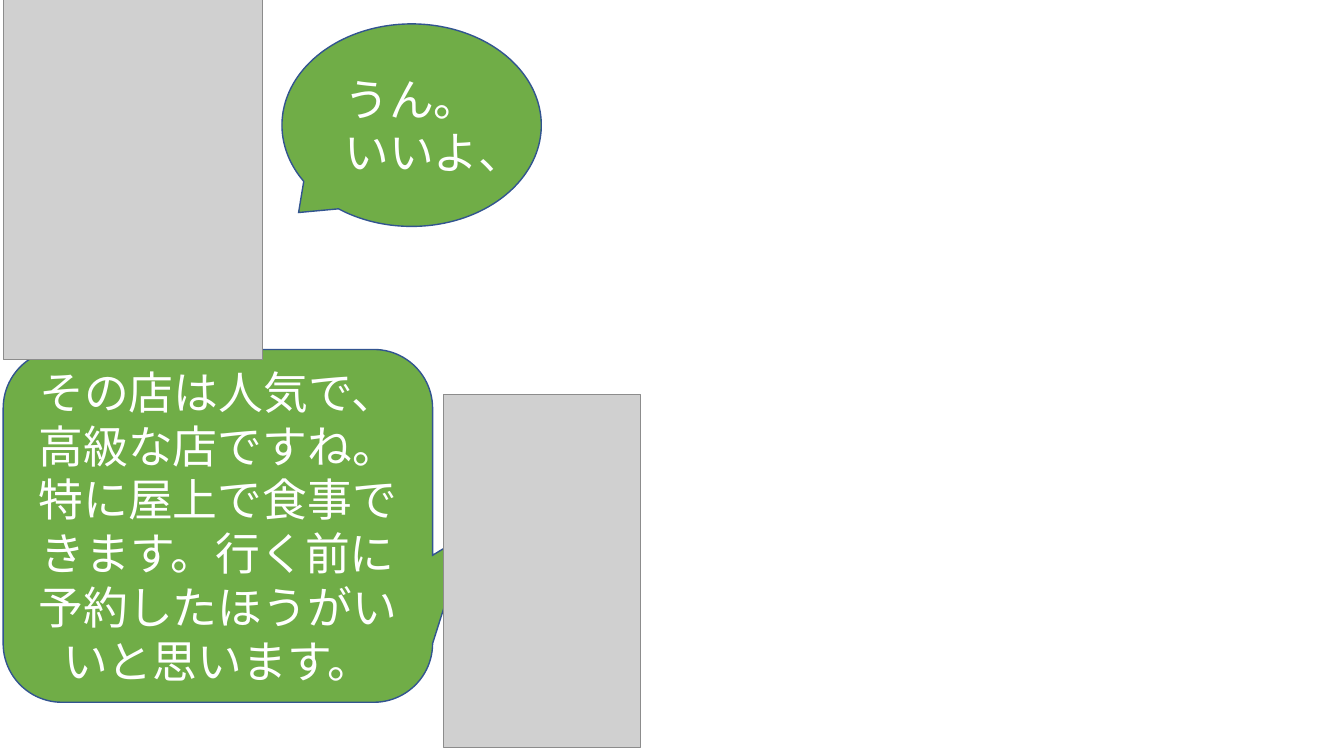
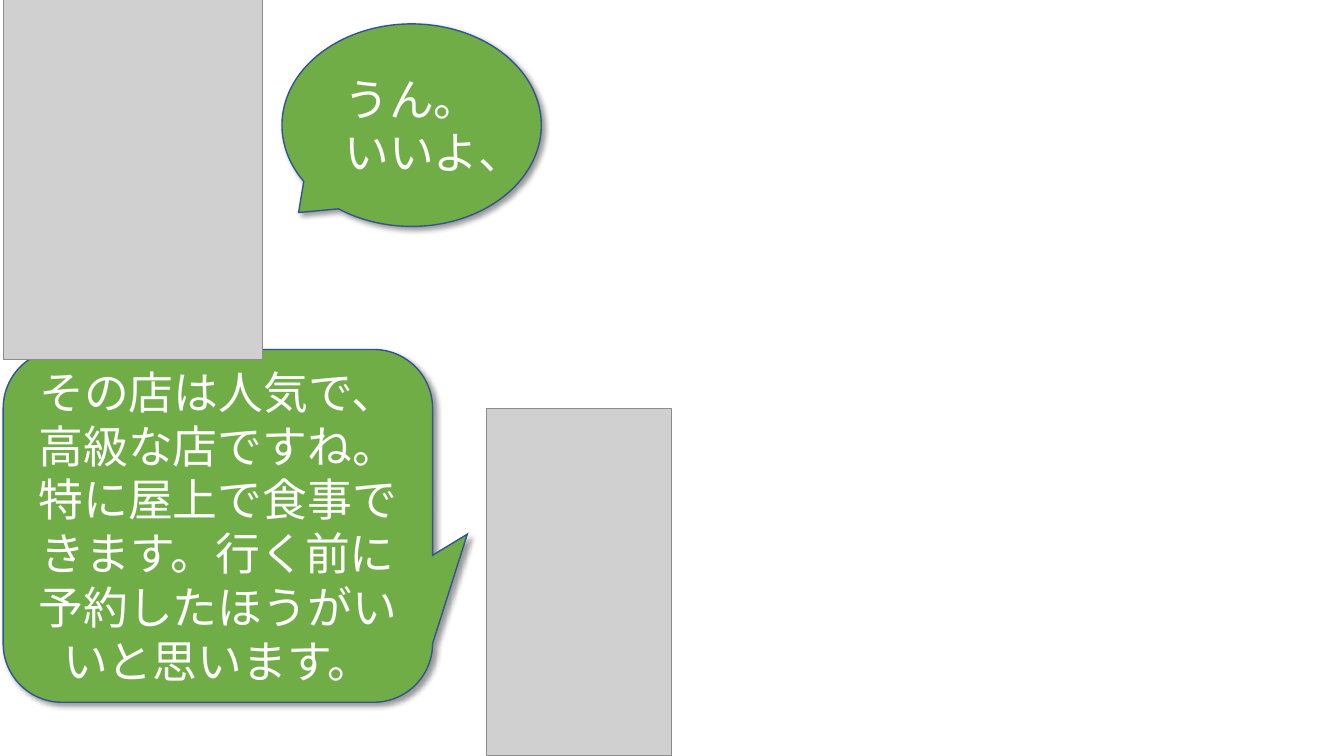
Before and after one commit to phuchung97/phuchung97.github.io, a slide deck: slide 15 of design/story.pptx. Drawn at 1344x756 pixels with LibreOffice and Linux fonts; fonts in the diff are those of the drawing; grey boxes stand for pictures; background and template pictures are left out. Boxes give left, top, right and bottom in pixels: in the first picture for what was removed or moved away, otherwise in the second. Text is boxed around its words. In the diff, an @@ line names an element or a change of style, - is before the commit and + after.

```diff
--- a/design/story.pptx
+++ b/design/story.pptx
@@ speech bubble "うん。いいよ、" at (282, 24, 541, 227): shadow on @@
@@ rounded speech box "その店は人気で、高級な店ですね。特に屋上で食事できます。行く前に予約したほうがいいと思います。" at (3, 350, 433, 703): shadow on @@
@@ picture: place and size @@
-picture at (444, 394, 640, 747)
+picture at (486, 408, 671, 756)
```
Also in this commit, not shown: 18 other slides changed, 49 other files.
